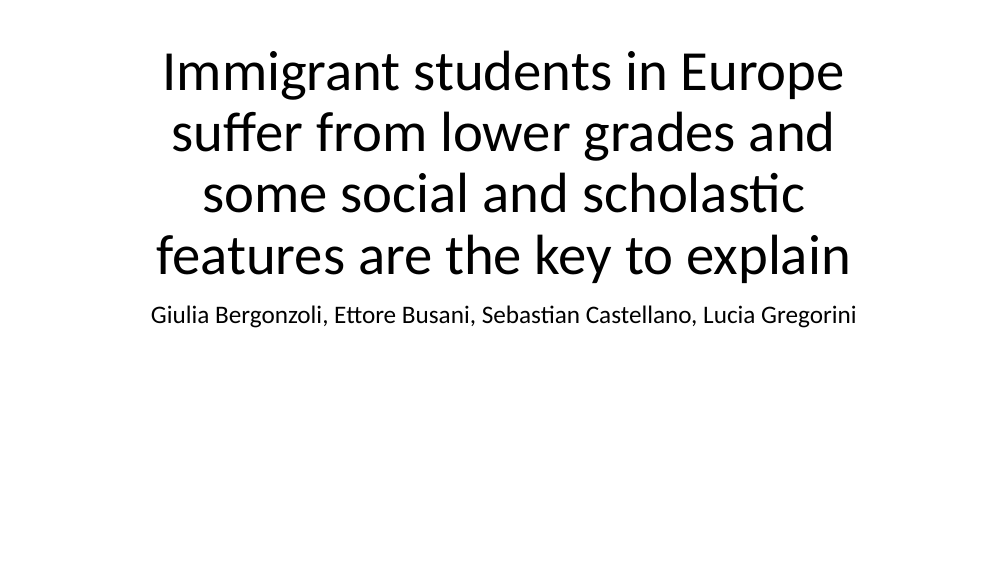
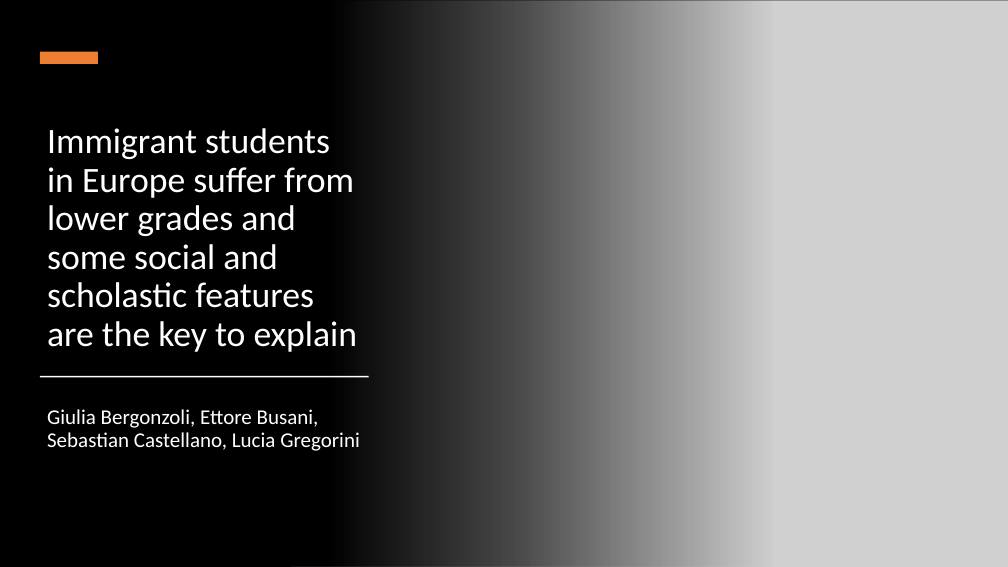
Before and after one commit to SebastianCastellano/Applied-Statistics-Project, a slide deck: slide 1 of Presentations/Pitch for 25.07/Pitch 25.07 - Immigrant students in Europe.pptx. Drawn at 1008x567 pixels with LibreOffice and Linux fonts; fonts in the diff are those of the drawing; grey boxes stand for pictures. Boxes give left, top, right and bottom in pixels: in the first picture for what was removed or moved away, otherwise in the second. Text is boxed around its words. In the diff, an @@ line names an element or a change of style, - is before the commit and + after.

Commit message:
Speed presentation 25/7
Presentation + pictures used

```diff
--- a/Presentations/Pitch for 25.07/Pitch 25.07 - Immigrant students in Europe.pptx
+++ b/Presentations/Pitch for 25.07/Pitch 25.07 - Immigrant students in Europe.pptx
@@ background #FFFFFF to #000000 @@
@@ rectangle added at <box>0,0,772,567</box>, fill gradient #000000 @@
@@ picture added at <box>291,0,1008,567</box> @@
@@ rectangle added at <box>40,52,98,64</box>, fill #ED7D31 @@
@@ title "Immigrant students in Europe suffer ...": place and size @@
-title "Immigrant students in Europe suffer ..." at <box>157,50,851,283</box>
+title "Immigrant students in Europe suffer ..." at <box>47,128,358,352</box>
@@ title "Immigrant students in Europe suffer ..." at <box>47,128,358,352</box>: size 54 to 34 pt, text colour #000000 to #FFFFFF; alignment centre to left @@
@@ rectangle added at <box>40,376,369,377</box>, fill #FFFFFF @@
@@ subtitle "Giulia Bergonzoli, Ettore Busani, Sebastian ...": place and size @@
-subtitle "Giulia Bergonzoli, Ettore Busani, Sebastian ..." at <box>151,305,856,328</box>
+subtitle "Giulia Bergonzoli, Ettore Busani, Sebastian ..." at <box>47,409,360,451</box>
@@ subtitle "Giulia Bergonzoli, Ettore Busani, Sebastian ..." at <box>47,409,360,451</box>: size 24 to 20 pt, text colour #000000 to #FFFFFF; alignment centre to left @@
```
Also in this commit, not shown: 4 slides added, 4 other files.
